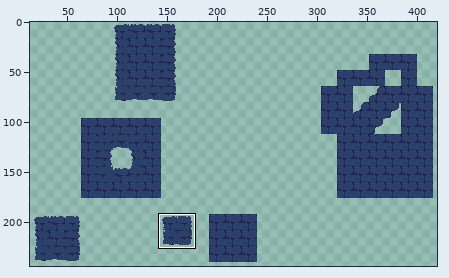
Two versions of one pixel-art file, Assets/Sprites/Tiles/background_bricks.aseprite. Above: a wide view before the commit, with the close-up outlined.
Close-up. Before the edit:
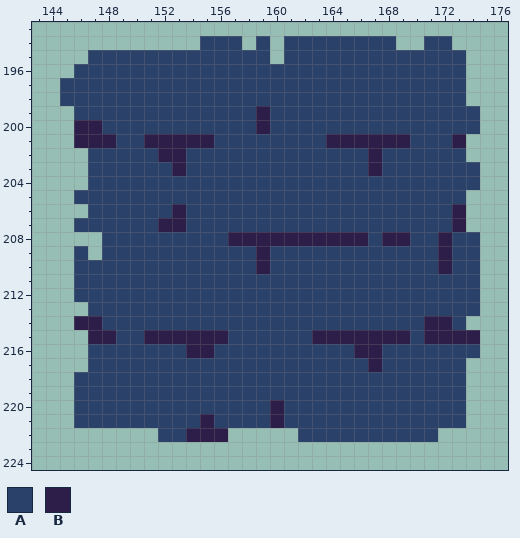
480x480 pixels, 1 frame. Shown: x 143..176, y 193..224. The wide view leaves out empty margins. The commit also changed other parts of the picture, which this record leaves out.
Palette (. is transparent): A #2a416a  B #2d1d49
Pixels before, first column x 145:
194 ..........AAA.A.AAAAAAAA..AA..
195 ..AAAAAAAAAAAAA.AAAAAAAAAAAAA.
196 .AAAAAAAAAAAAAAAAAAAAAAAAAAAA.
197 AAAAAAAAAAAAAAAAAAAAAAAAAAAAA.
198 AAAAAAAAAAAAAAAAAAAAAAAAAAAAA.
199 .AAAAAAAAAAAAABAAAAAAAAAAAAAAA
200 .BBAAAAAAAAAAABAAAAAAAAAAAAAAA
201 .BBBAABBBBBAAAAAAAABBBBBBAAAB.
202 ..AAAAABBAAAAAAAAAAAAABAAAAAA.
203 ..AAAAAABAAAAAAAAAAAAABAAAAAAA
204 ..AAAAAAAAAAAAAAAAAAAAAAAAAAAA
205 .AAAAAAAAAAAAAAAAAAAAAAAAAAAA.
206 ..AAAAAABAAAAAAAAAAAAAAAAAAAB.
207 .AAAAAABBAAAAAAAAAAAAAAAAAAAB.
208 ...AAAAAAAAABBBBBBBBBBABBAABAA
209 .A.AAAAAAAAAAABAAAAAAAAAAAABAA
210 .AAAAAAAAAAAAABAAAAAAAAAAAABAA
211 .AAAAAAAAAAAAAAAAAAAAAAAAAAAAA
212 .AAAAAAAAAAAAAAAAAAAAAAAAAAAAA
213 ..AAAAAAAAAAAAAAAAAAAAAAAAAAAA
214 .BBAAAAAAAAAAAAAAAAAAAAAAABBA.
215 ..BBAABBBBBBAAAAAABBBBBBBABBBB
216 ..AAAAAAABBAAAAAAAAAABBAAAAAAA
217 ..AAAAAAAAAAAAAAAAAAAABAAAAAA.
218 .AAAAAAAAAAAAAAAAAAAAAAAAAAAA.
219 .AAAAAAAAAAAAAAAAAAAAAAAAAAAA.
220 .AAAAAAAAAAAAAABAAAAAAAAAAAAA.
221 .AAAAAAAAABAAAABAAAAAAAAAAAAA.
222 .......AABBB.....AAAAAAAAAA...
The same view after the edit:
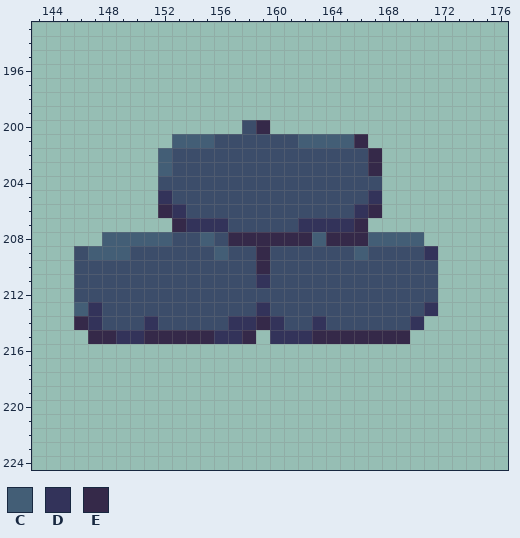
Colours new in this view: C #435e76  D #33335a  E #352949
The exact change:
Colour A changes from #2a416a to #3c4d6a.
Colour A replaces colour B in rows 202 to 203 at x 153.
Colour C is added in row 209 at x 147; in row 213 at x 146.
Colour C replaces colour A in row 201 at x 162 to 163; in row 203 at x 152; in row 208 at x 148 to 152, 155, 167 and 170; in row 209 at x 148 to 149, 156 and 166.
Colour C replaces colour B in row 201 at x 153 to 155 and 164 to 165; in row 202 at x 152; in row 208 at x 163 and 168 to 169.
Colour D replaces colour A in row 205 at x 152 and 167; in row 206 at x 166; in row 207 at x 154 to 156 and 162 to 165; in row 209 at x 171; in row 211 at x 159; in row 213 at x 147, 159 and 171.
Colour D replaces colour A in row 214 at x 151, 157 to 158, 160, 163 and 170; in row 215 at x 149 to 150, 157 and 160 to 162.
Colour D replaces colour B in row 206 at x 153; in row 214 at x 147; in row 215 at x 156.
Colour E replaces colour A in row 206 at x 152 and 167; in row 207 at x 166; in row 214 at x 159; in row 215 at x 158.
Colour E replaces colour B in row 200 at x 159; in row 201 at x 166; in rows 202 to 203 at x 167; in row 207 at x 153; in row 208 at x 157 to 162 and 164 to 166; in rows 209 to 210 at x 159.
Colour E replaces colour B in row 214 at x 146; in row 215 at x 147 to 148, 151 to 155 and 163 to 169.
Colour A is gone in row 194 at x 155 to 157, 159, 161 to 168 and 171 to 172; in row 195 at x 147 to 159 and 161 to 173; in row 196 at x 146 to 173; in rows 197 to 198 at x 145 to 173; in row 199 at x 146 to 158 and 160 to 174; in row 200 at x 148 to 157 and 160 to 174.
Colour A is gone in row 201 at x 149 to 150 and 170 to 172; in row 202 at x 147 to 151 and 168 to 173; in rows 203 to 204 at x 147 to 151 and 168 to 174; in row 205 at x 146 to 151 and 168 to 173; in row 206 at x 147 to 151 and 168 to 172; in row 207 at x 146 to 151 and 167 to 172.
Colour A is gone in row 208 at x 171 and 173 to 174; in rows 209 to 210 at x 173 to 174; in rows 211 to 213 at x 172 to 174; in row 214 at x 173; in row 215 at x 159 and 170; in row 216 at x 147 to 153, 156 to 165 and 168 to 174.
Colour A is gone in row 217 at x 147 to 166 and 168 to 173; in rows 218 to 219 at x 146 to 173; in row 220 at x 146 to 159 and 161 to 173; in row 221 at x 146 to 154, 156 to 159 and 161 to 173; in row 222 at x 152 to 153 and 162 to 171.
Colour B is gone in row 199 at x 159; in row 200 at x 146 to 147; in row 201 at x 146 to 148, 151 to 152, 167 to 169 and 173; in row 206 at x 173; in row 207 at x 152 and 173; in rows 208 to 210 at x 172.
Colour B is gone in row 214 at x 171 to 172; in row 215 at x 171 to 174; in row 216 at x 154 to 155 and 166 to 167; in row 217 at x 167; in row 220 at x 160; in row 221 at x 155 and 160.
Colour B is gone in row 222 at x 154 to 156.
Pixel boxes of the changes (left, top, right, bottom) in both close-ups:
changed: (60, 36, 480, 442)
